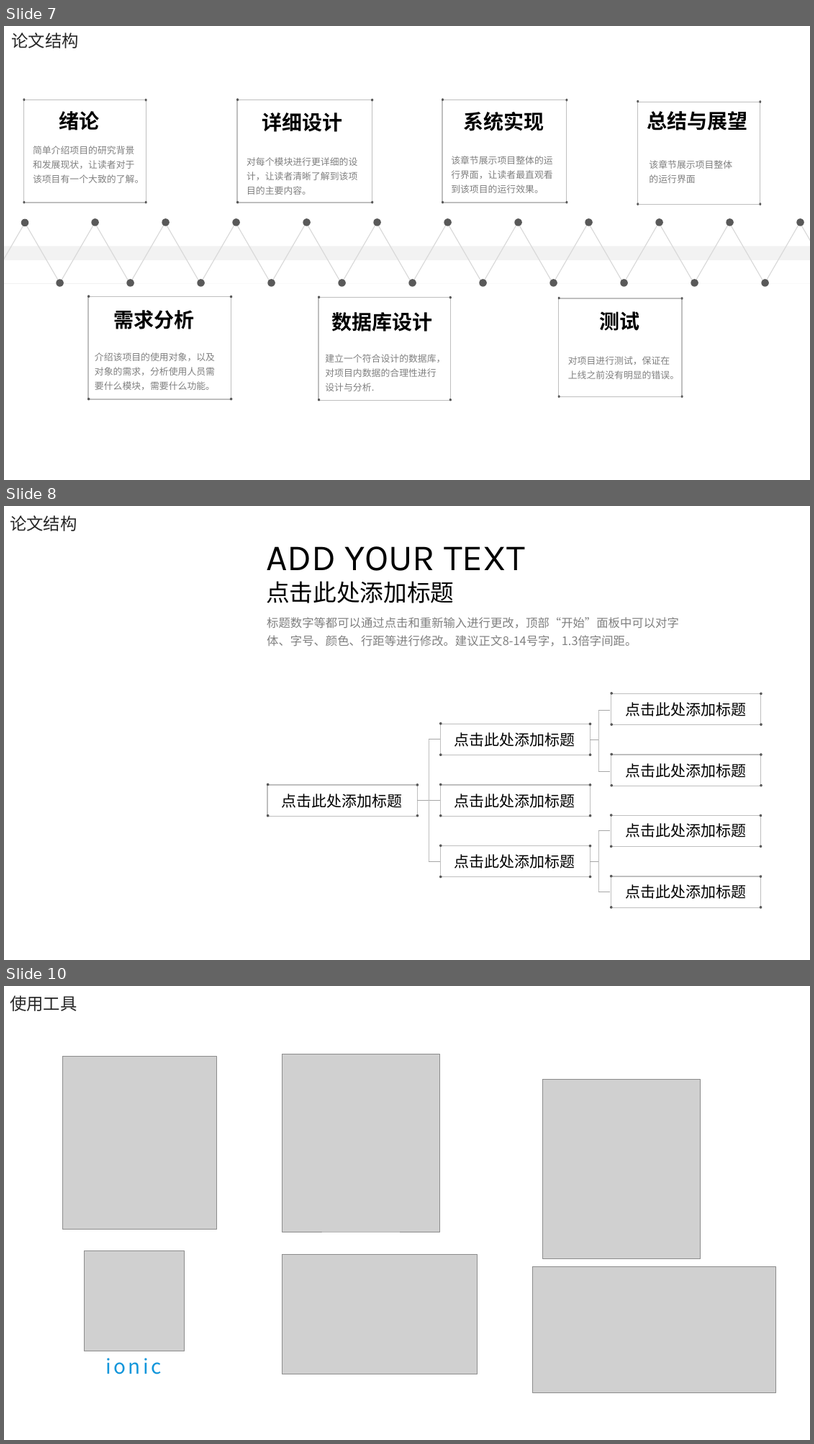
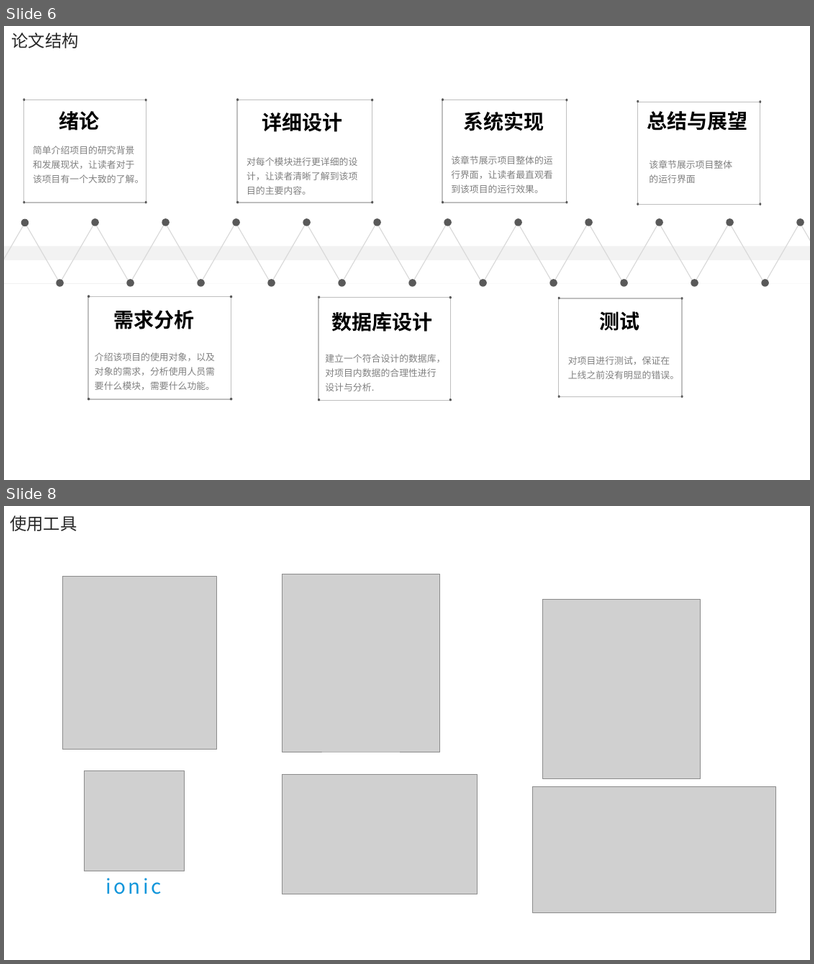
Before and after one commit to electronic-shopping-mall/liuyue, a slide deck: 答辩PPT.pptx. Shown one above the other, each under a label of ours: slides 7, 8 and 10 before the commit, slides 6 and 8 after it; the slides between them are not shown. The pictures are 814x1444 and 814x964 pixels, drawn with LibreOffice and Linux fonts; fonts in the diff are those of the drawing; grey boxes stand for pictures; background and template pictures are left out. Boxes give left, top, right and bottom in pixels: in the first picture for what was removed or moved away, otherwise in the second. Text is boxed around its words. In the diff, an @@ line names an element or a change of style, - is before the commit and + after.

```diff
--- a/答辩PPT.pptx
+++ b/答辩PPT.pptx
@@ slide 8 removed at [4,506,810,960], background #FFFFFF @@
@@ text removed at [10,515,77,531] @@
-论文结构
@@ text removed at [266,546,525,571] @@
-ADD YOUR TEXT
@@ text removed at [266,581,454,603] @@
-点击此处添加标题
@@ text removed at [267,617,679,646] @@
-标题数字等都可以通过点击和重新输入进行更改，顶部“开始”面板中可以对字体、字号、颜色、行距等进行修改。建议正文8-14号字，1.3倍字间距。
@@ group removed at [611,692,763,726]: 4 ellipses, 1 rectangle @@
@@ line removed from (599, 710) to (599, 771) @@
@@ line removed from (599, 710) to (611, 710) @@
@@ text removed at [625,702,746,716] @@
-点击此处添加标题
@@ line removed from (429, 739) to (429, 862) @@
@@ line removed from (429, 739) to (441, 739) @@
@@ text removed at [454,732,575,746] @@
-点击此处添加标题
@@ group removed at [440,722,592,756]: 4 ellipses, 1 rectangle @@
@@ line removed from (591, 739) to (599, 739) @@
@@ text removed at [625,763,746,777] @@
-点击此处添加标题
@@ group removed at [611,753,763,787]: 4 ellipses, 1 rectangle @@
@@ group removed at [267,783,419,817]: 4 ellipses, 1 rectangle @@
@@ group removed at [440,783,592,817]: 4 ellipses, 1 rectangle @@
@@ line removed from (599, 771) to (611, 771) @@
@@ text removed at [281,793,402,808] @@
-点击此处添加标题
@@ line removed from (418, 800) to (430, 800) @@
@@ line removed from (429, 800) to (441, 800) @@
@@ text removed at [454,793,575,808] @@
-点击此处添加标题
@@ text removed at [625,823,746,837] @@
-点击此处添加标题
@@ group removed at [610,814,763,847]: 4 ellipses, 1 rectangle @@
@@ group removed at [440,844,592,878]: 4 ellipses, 1 rectangle @@
@@ line removed from (599, 830) to (599, 891) @@
@@ line removed from (599, 830) to (611, 830) @@
@@ line removed from (429, 862) to (441, 862) @@
@@ text removed at [454,854,575,868] @@
-点击此处添加标题
@@ line removed from (591, 862) to (599, 862) @@
@@ line removed from (599, 891) to (611, 891) @@
@@ text removed at [625,884,746,898] @@
-点击此处添加标题
@@ group removed at [610,875,763,908]: 4 ellipses, 1 rectangle @@
@@ what was slide 7 is now slide 6 @@
@@ what was slide 10 is now slide 8 @@
```
Also in this commit, not shown: 3 slides changed, 2 slides added, 1 other slide removed.
